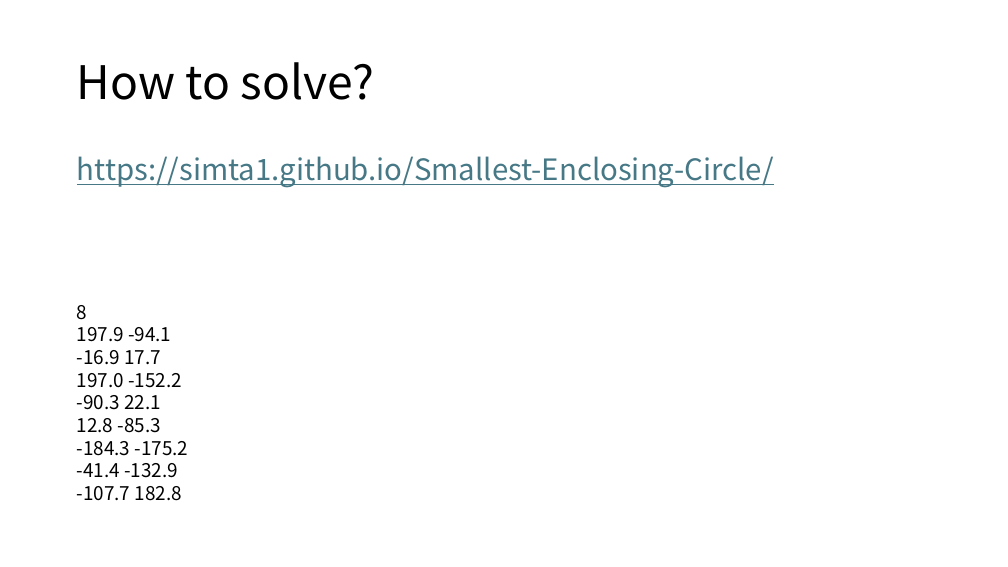
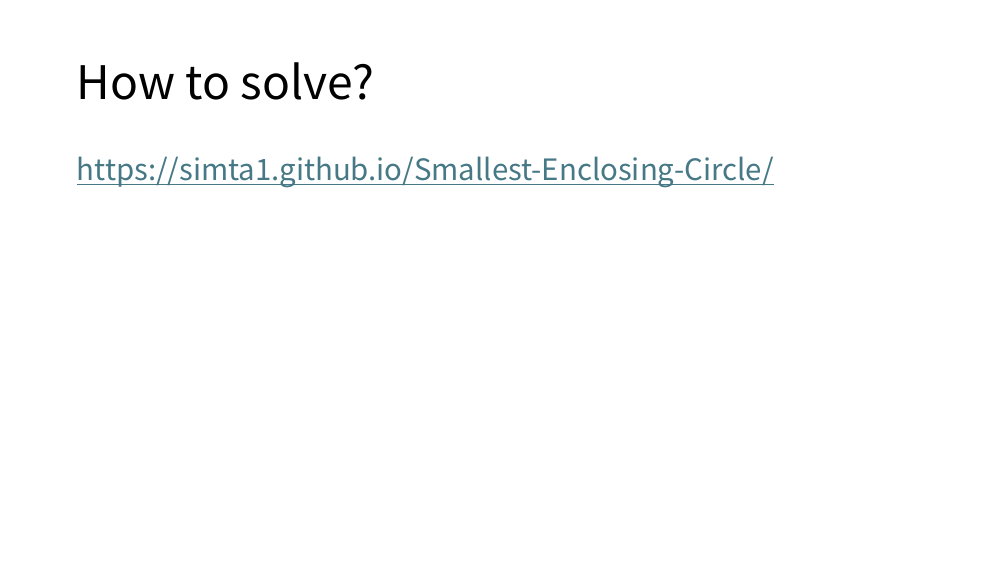
Before and after one commit to simta1/Smallest-Enclosing-Circle, a slide deck: slide 11 of slides/GPS최소외접원.pptx. Drawn at 1008x567 pixels with LibreOffice and Linux fonts; fonts in the diff are those of the drawing. Boxes give left, top, right and bottom in pixels: in the first picture for what was removed or moved away, otherwise in the second. Text is boxed around its words. In the diff, an @@ line names an element or a change of style, - is before the commit and + after.

```diff
--- a/slides/GPS최소외접원.pptx
+++ b/slides/GPS최소외접원.pptx
@@ text removed at (77,305,189,501) @@
-8
-197.9 -94.1
--16.9 17.7
-197.0 -152.2
--90.3 22.1
-12.8 -85.3
--184.3 -175.2
--41.4 -132.9
--107.7 182.8
```
Also in this commit, not shown: 1 other slide changed, 1 slide added, 2 slides removed.
